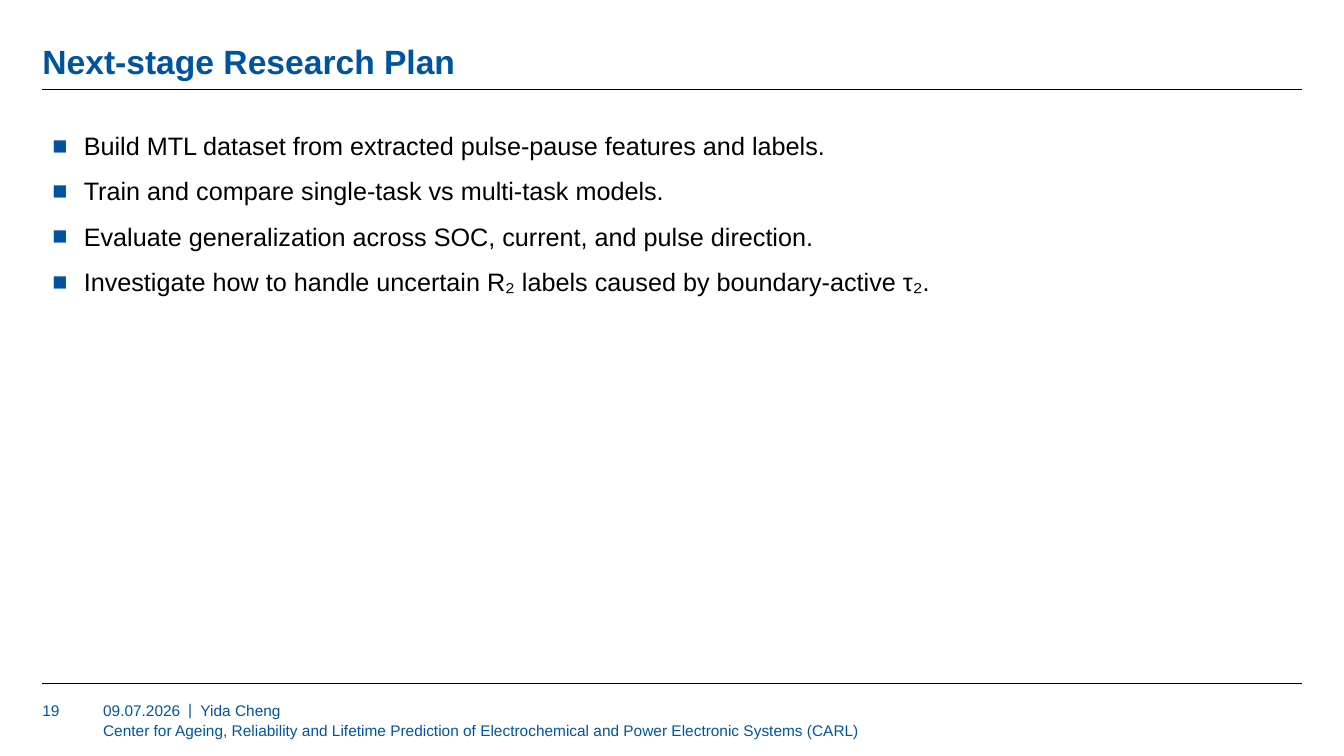
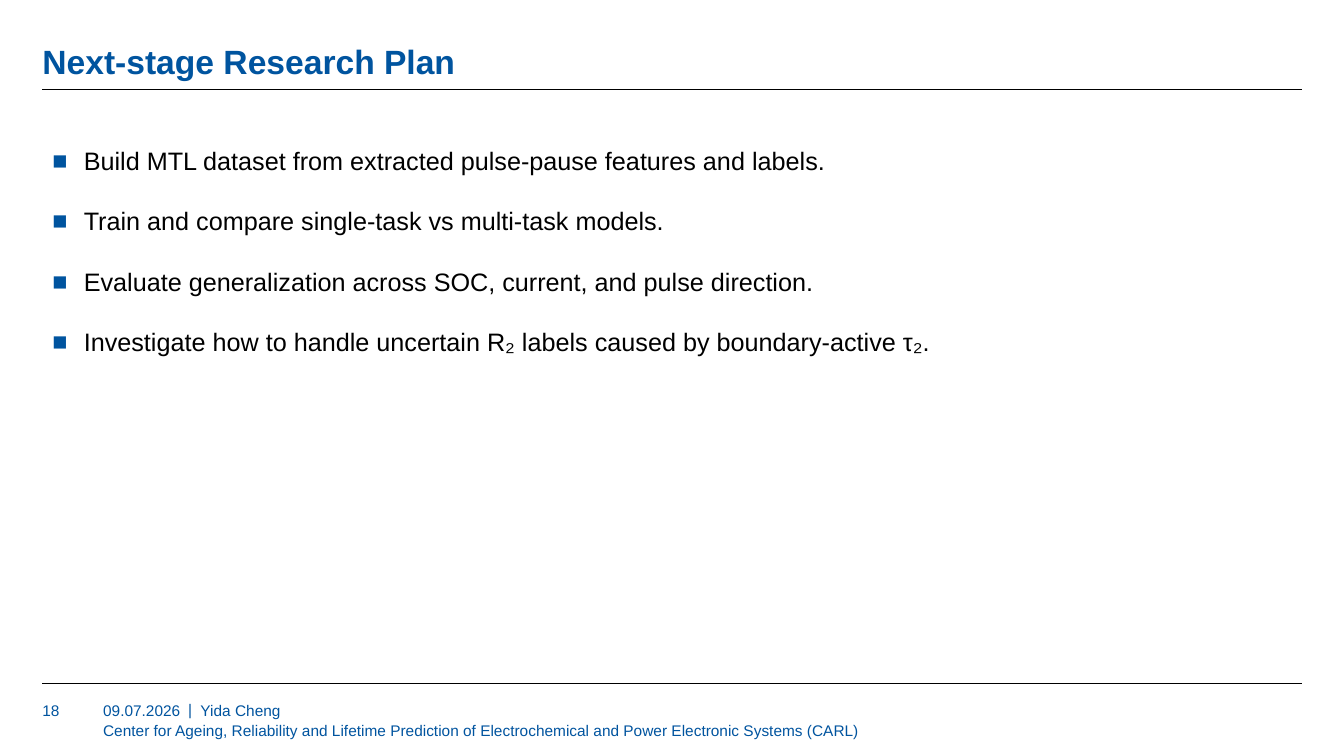
Before and after one commit to YIDA70/Yida-Masterarbeit, a slide deck: slide 18 of Mid-term presentation.pptx (slide 19 before the commit). Drawn at 1344x756 pixels with LibreOffice and Linux fonts; fonts in the diff are those of the drawing; background and template pictures are left out. Boxes give left, top, right and bottom in pixels: in the first picture for what was removed or moved away, otherwise in the second. Text is boxed around its words. In the diff, an @@ line names an element or a change of style, - is before the commit and + after.

```diff
--- a/Mid-term presentation.pptx
+++ b/Mid-term presentation.pptx
@@ text "Build MTL dataset from extracted ..." at <box>84,151,930,357</box>: line spacing 1.5 to 2 @@
```
Also in this commit, not shown: 5 other slides changed, 1 slide added.
